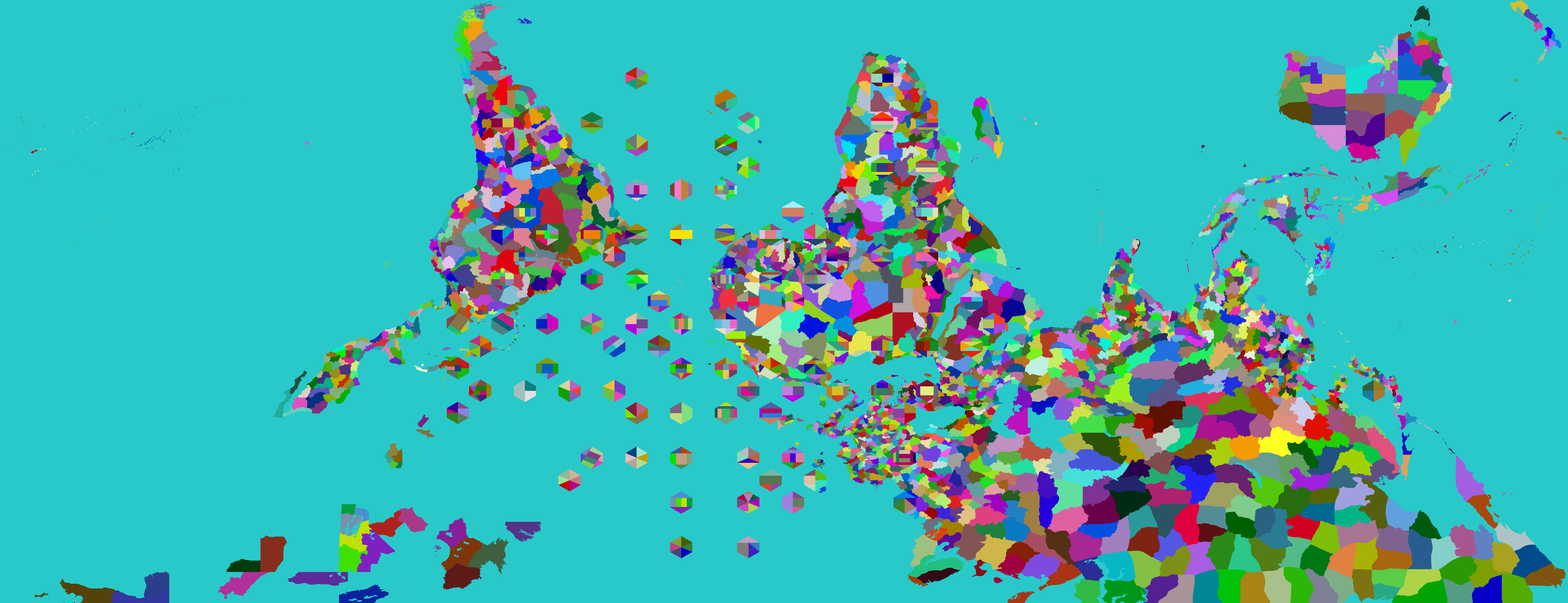
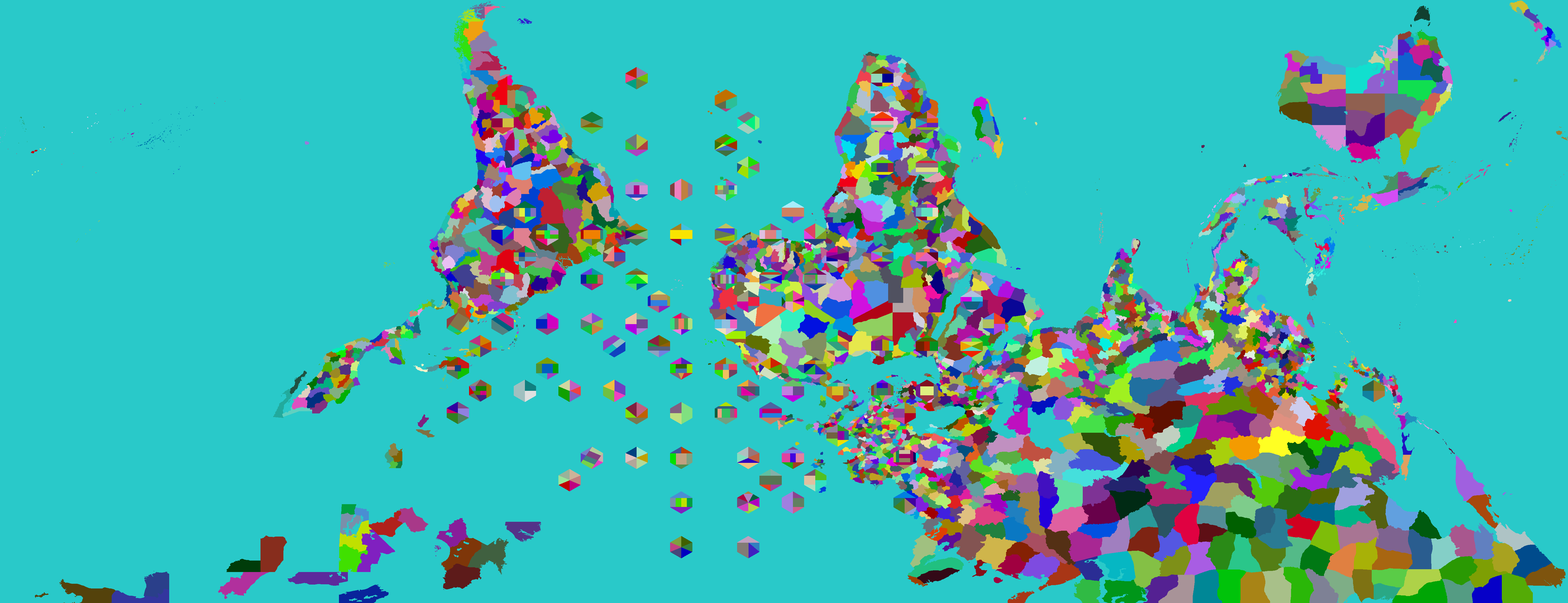
Layered file, before and after one edit (w=1568, h=603). Changes by layer:
painted on "Provinces" over [825,422,859,461]
